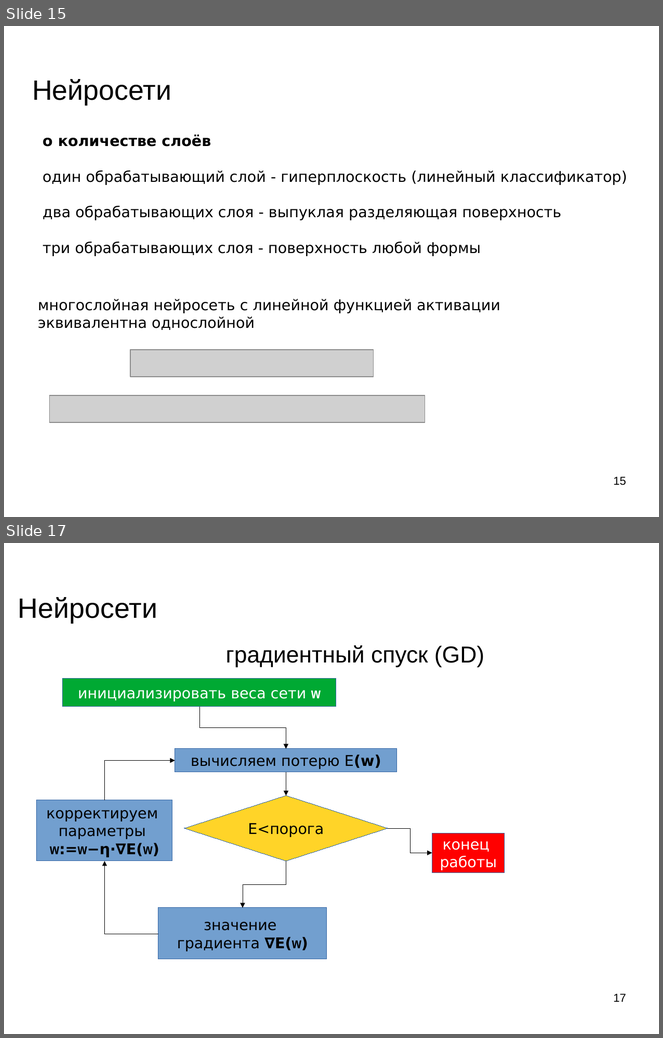
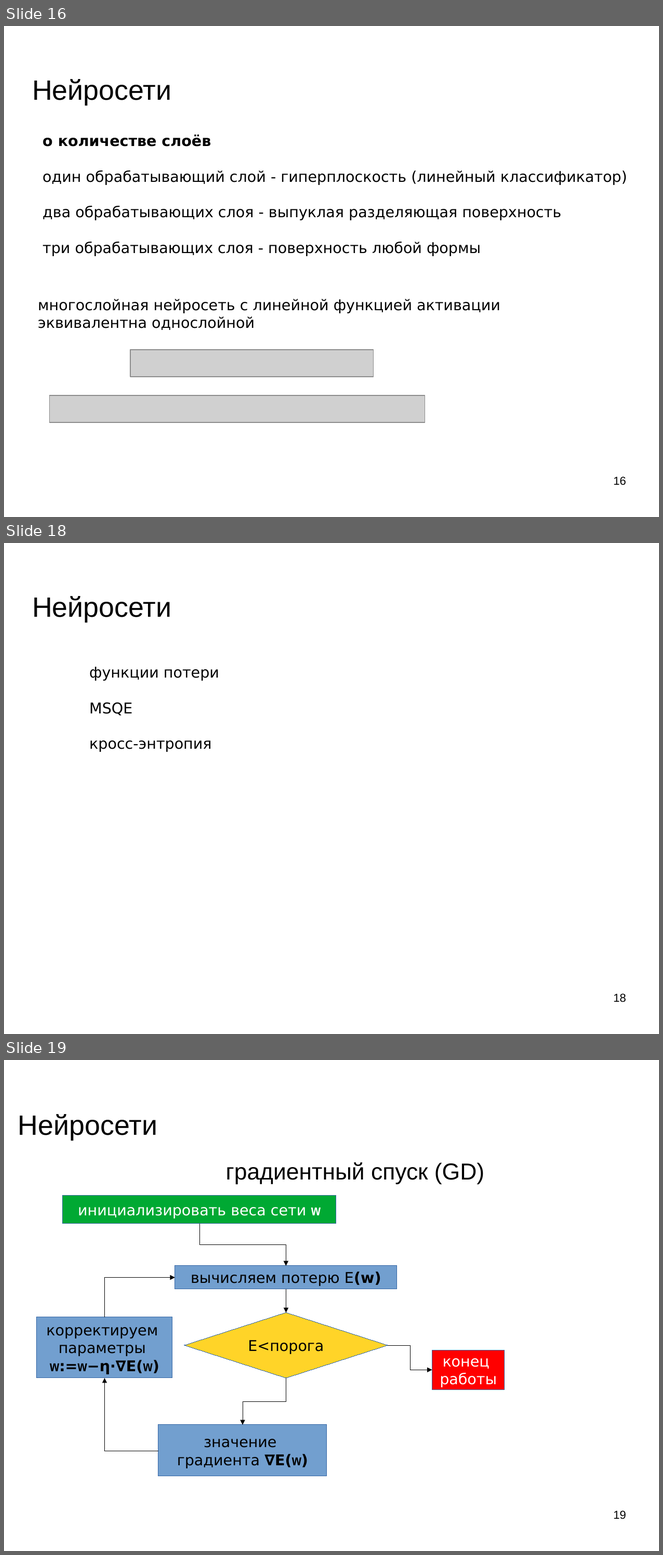
Before and after one commit to mechanoid5/ml_lectorium_legacy, a slide deck: 10-ann.odp. Shown one above the other, each under a label of ours: slides 15 and 17 before the commit, slides 16, 18 and 19 after it; the slides between them are not shown. The pictures are 663x1038 and 663x1555 pixels, drawn with LibreOffice and Linux fonts; fonts in the diff are those of the drawing; grey boxes stand for pictures; background and template pictures are left out. Boxes give left, top, right and bottom in pixels: in the first picture for what was removed or moved away, otherwise in the second. Text is boxed around its words. In the diff, an @@ line names an element or a change of style, - is before the commit and + after.

```diff
--- a/10-ann.odp
+++ b/10-ann.odp
@@ slide 18 added at [4, 543, 659, 1034], background picture (left out) @@
@@ title added at [32, 596, 171, 622], 33.9 pt, text #000000 @@
+Нейросети
@@ text added at [89, 667, 219, 752], 18 pt, text #000000 @@
+функции потери
+MSQE
+кросс-энтропия
@@ page number added at [613, 994, 626, 1003], 14 pt, text #000000 @@
+18
@@ what was slide 15 is now slide 16 @@
@@ page number at [613, 477, 626, 486]: text changed @@
-15
+16
@@ what was slide 17 is now slide 19 @@
@@ page number at [613, 1511, 626, 1520]: text changed @@
-17
+19
```
Also in this commit, not shown: 1 slide changed, 1 other slide added, 1 other file.
